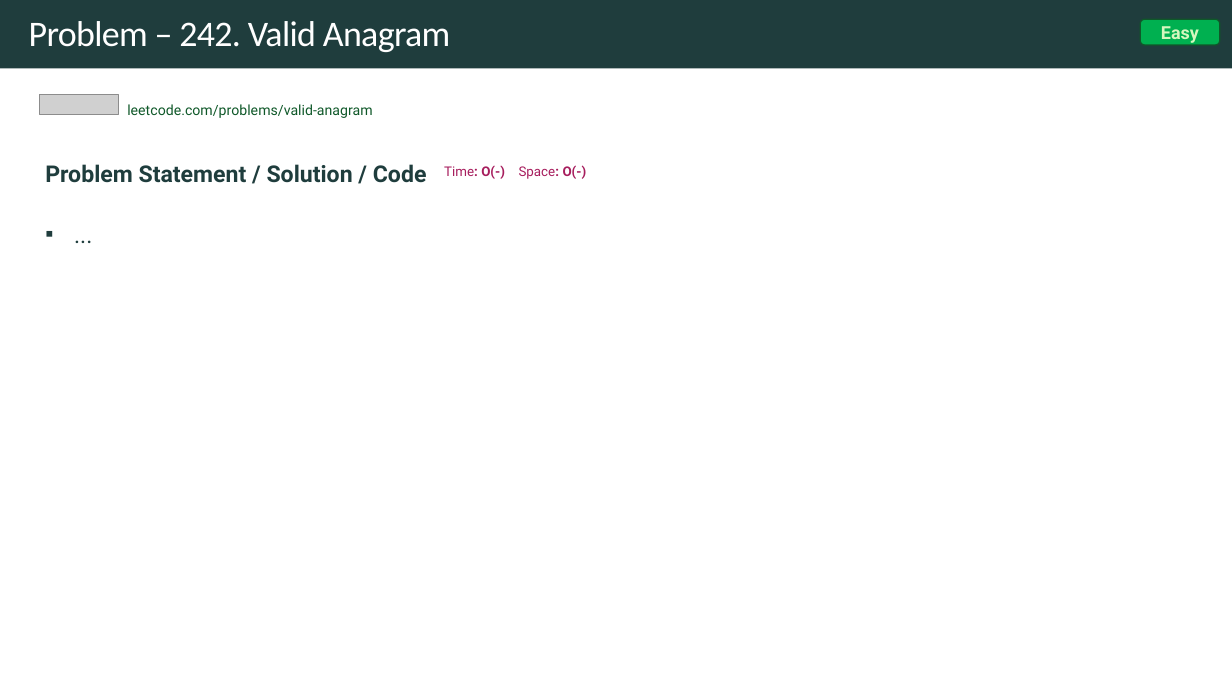
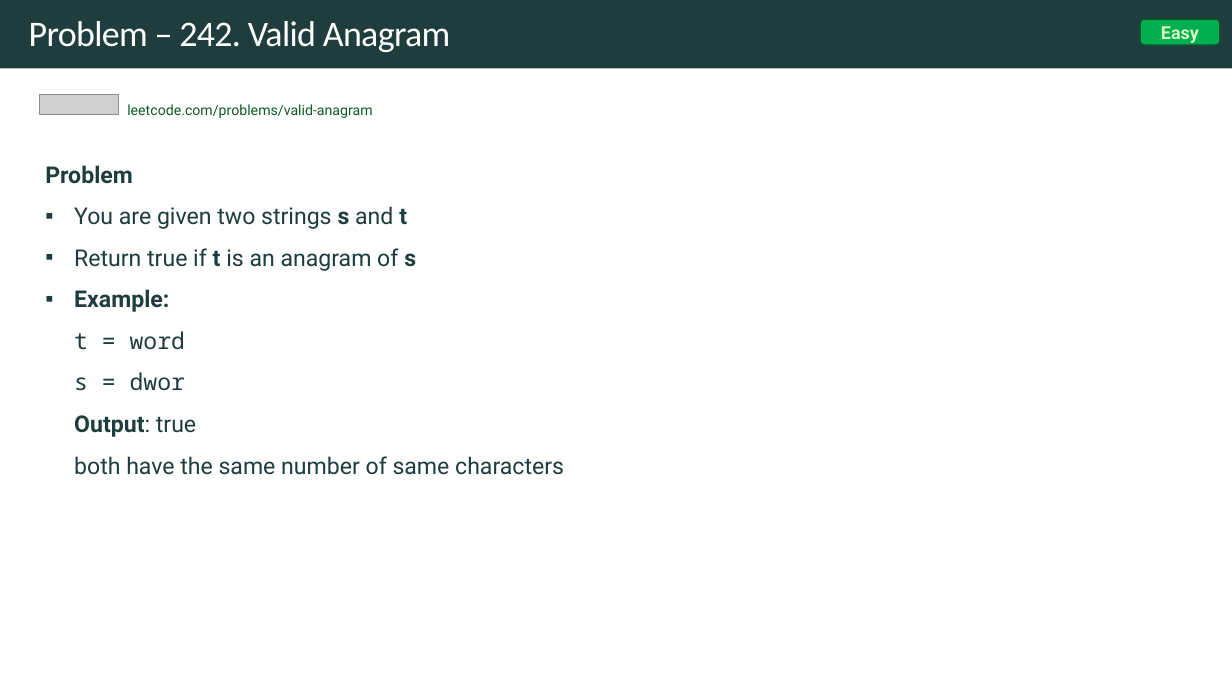
Before and after one commit to rfdavid/coding-interview-handbook-cpp, a slide deck: slide 72 of Algorithm and problem Solving Cheatsheet.pptm (slide 61 before the commit). Drawn at 1232x693 pixels with LibreOffice and Linux fonts; fonts in the diff are those of the drawing; grey boxes stand for pictures. Boxes give left, top, right and bottom in pixels: in the first picture for what was removed or moved away, otherwise in the second. Text is boxed around its words. In the diff, an @@ line names an element or a change of style, - is before the commit and + after.

```diff
--- a/Algorithm and problem Solving Cheatsheet.pptm
+++ b/Algorithm and problem Solving Cheatsheet.pptm
@@ text at bbox=[45, 165, 564, 475]: text changed; bold off @@
-Problem Statement / Solution / Code Time: O(-) Space: O(-)
-▪ ...
+Problem
+▪ You are given two strings s and t
+▪ Return true if t is an anagram of s
+▪ Example:
+  t = word
+  s = dwor
+  Output: true
+  both have the same number of same characters
```
Also in this commit, not shown: 11 other slides changed, 14 slides added, 1 slide removed, 16 other files.
